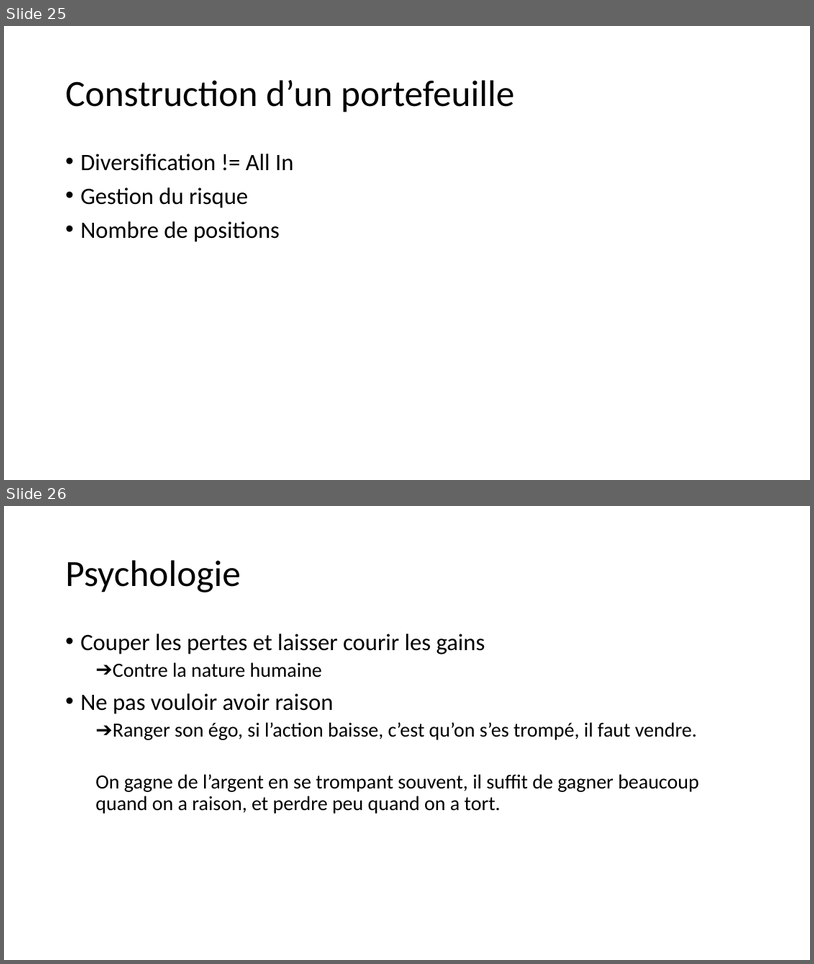
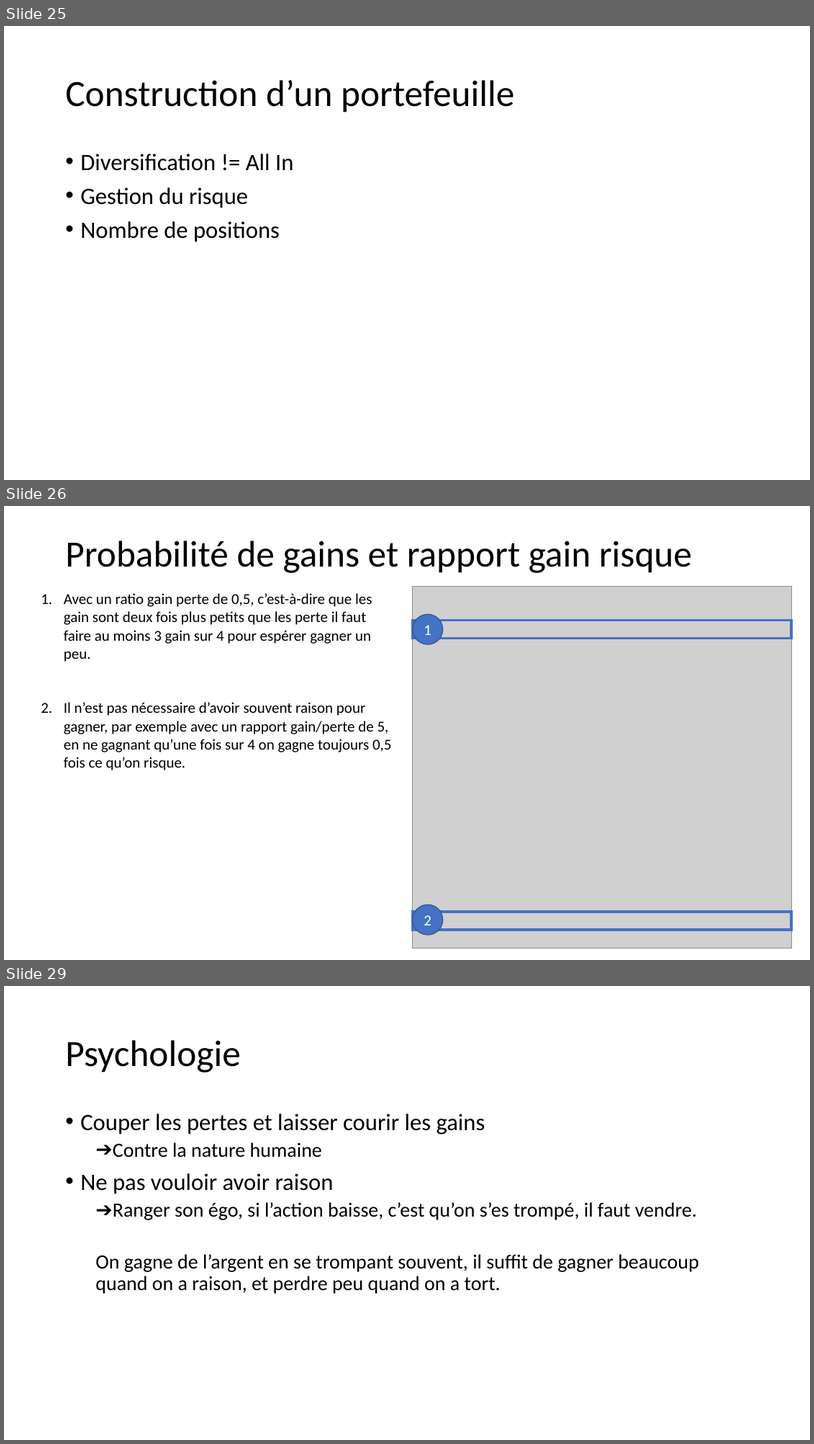
Before and after one commit to dadelcarbo/UltimateChartistRoot, a slide deck: Formation/Formation Bourse_Benoit.pptx. Shown one above the other, each under a label of ours: slides 25 and 26 before the commit, slides 25, 26 and 29 after it; the slides between them are not shown. The pictures are 814x964 and 814x1444 pixels, drawn with LibreOffice and Linux fonts; fonts in the diff are those of the drawing; grey boxes stand for pictures. Boxes give left, top, right and bottom in pixels: in the first picture for what was removed or moved away, otherwise in the second. Text is boxed around its words. In the diff, an @@ line names an element or a change of style, - is before the commit and + after.

```diff
--- a/Formation/Formation Bourse_Benoit.pptx
+++ b/Formation/Formation Bourse_Benoit.pptx
@@ slide 26 added at (4,506,810,960), background #FFFFFF @@
@@ title added at (65,541,692,573), 44 pt, text #000000 @@
+Probabilité de gains et rapport gain risque
@@ picture added at (413,587,792,947) @@
@@ text added at (64,593,391,770), 18 pt, text #000000 @@
+1. Avec un ratio gain perte de 0,5, c’est-à-dire que les gain sont deux fois plus petits que les perte il faut faire au moins 3 gain sur 4 pour espérer gagner un peu.
+2. Il n’est pas nécessaire d’avoir souvent raison pour gagner, par exemple avec un rapport gain/perte de 5, en ne gagnant qu’une fois sur 4 on gagne toujours 0,5 fois ce qu’on risque.
@@ rectangle added at (413,620,792,638), outline #4472C4 3 pt @@
@@ ellipse added at (413,614,443,644), fill #4472C4, outline #325491 1 pt, 18 pt, text #FFFFFF @@
+1
@@ rectangle added at (413,911,792,929), outline #4472C4 3 pt @@
@@ ellipse added at (413,905,443,935), fill #4472C4, outline #325491 1 pt, 18 pt, text #FFFFFF @@
+2
@@ what was slide 26 is now slide 29 @@
```
Also in this commit, not shown: 2 other slides added, 7 other files.
